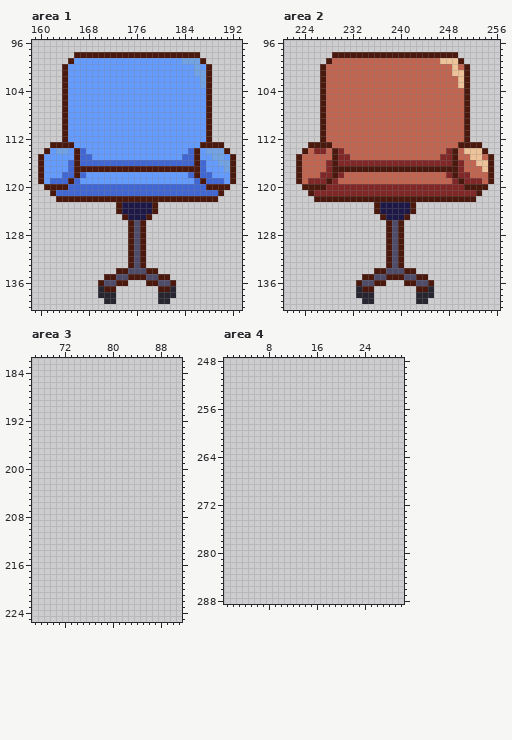
Edited in one commit: pixel-art file (Assets/Sprites/_WORKING/furnitures.aseprite). The picture above is the old version.
320x640 pixels, 1 frame. Colours within 5 levels of each other are drawn and written as one. Shown: area 1: x 159..193, y 96..140; area 2: x 221..256, y 96..140; area 3: x 67..91, y 182..225; area 4: x 1..30, y 248..288. The commit also changed other parts of the picture, which this record leaves out.
And afterwards:
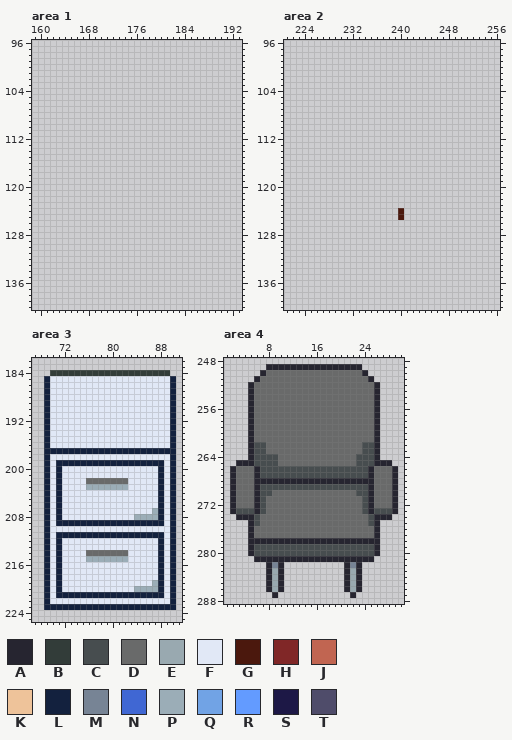
Palette (. is transparent): A #262530  B #323c39  C #474d4f  D #696a6a  E #99a9b0  F #e1e8f6  G #4b180d  H #802727  J #c16551  K #eec39a  L #13213e  M #778495  N #4067d3  P #9badb7  Q #71a3e5  R #639bff  S #1d1846  T #4f4c6a
Difference:
layer "Layer 4 #2" removed
Area 1, layer "Layer 4":
y 98: x 166..186 GGGGGGGGGGGGGGGGGGGGG -> .....................
y 99: x 165..187 GRRRRRRRRRRRRRRRRRRQQQG -> .......................
y 100: x 164..188 GRRRRRRRRRRRRRRRRRRRRRQRG -> .........................
y 101: x 164..188 GRRRRRRRRRRRRRRRRRRRRRQQG -> .........................
y 102..103: x 164..188 GRRRRRRRRRRRRRRRRRRRRRRQG -> .........................
y 104..112: x 164..188 GRRRRRRRRRRRRRRRRRRRRRRRG -> .........................
y 113: x 162..190 GGGGRRRRRRRRRRRRRRRRRRRRRGGGG -> .............................
y 114: x 161..191 GRQQRGNRRRRRRRRRRRRRRRRRNGRQQQG -> ...............................
y 115: x 160..192 GRRRRRGNNRRRRRRRRRRRRRRRNNGRRQQRG -> .................................
y 116: x 160..192 GRRRRNGNNNNNNNNNNNNNNNNNNNGNRRQQG -> .................................
y 117: x 160..192 GRRRRNGGGGGGGGGGGGGGGGGGGGGNRRRQG -> .................................
y 118: x 160..192 GRRRNNGNRRRRRRRRRRRRRRRRRNGNNRRRG -> .................................
y 119: x 160..192 GRNNNGNRRRRRRRRRRRRRRRRRRRNGNNNRG -> .................................
y 120: x 161..191 GGGGNNNNNNNNNNNNNNNNNNNNNNNGGGG -> ...............................
y 121: x 162..190 GNNNNNNNNNNNNNNNNNNNNNNNNNNNG -> .............................
y 122: x 163..189 GGGGGGGGGGGGGGGGGGGGGGGGGGG -> ...........................
y 123..124: x 173..179 GSSSSSG -> .......
y 125: x 174..178 GSSSG -> .....
y 126..133: x 175..177 GTG -> ...
y 134: x 173..179 GGTTTGG -> .......
y 135: x 171..181 GGTTGGGTTGG -> ...........
y 136: x 170..174 GTTGG -> .....; x 178..182 GGTTG -> .....
y 137: x 170..172 AGG -> ...; x 180..182 GGA -> ...
y 138: x 170..172 AAA -> ...; x 180..182 AAA -> ...
y 139: x 171..172 AA -> ..; x 180..181 AA -> ..
Area 2:
y 98: x 229..249 GGGGGGGGGGGGGGGGGGGGG -> .....................
y 99: x 228..250 GJJJJJJJJJJJJJJJJJJKKKG -> .......................
y 100: x 227..251 GJJJJJJJJJJJJJJJJJJJJJKJG -> .........................
y 101: x 227..251 GJJJJJJJJJJJJJJJJJJJJJKKG -> .........................
y 102..103: x 227..251 GJJJJJJJJJJJJJJJJJJJJJJKG -> .........................
y 104..112: x 227..251 GJJJJJJJJJJJJJJJJJJJJJJJG -> .........................
y 113: x 225..253 GGGGJJJJJJJJJJJJJJJJJJJJJGGGG -> .............................
y 114: x 224..254 GJHHJGHJJJJJJJJJJJJJJJJJHGJKKKG -> ...............................
y 115: x 223..255 GJJJJJGHHJJJJJJJJJJJJJJJHHGJJKKJG -> .................................
y 116: x 223..255 GJJJJHGHHHHHHHHHHHHHHHHHHHGHJJKKG -> .................................
y 117: x 223..255 GJJJJHGGGGGGGGGGGGGGGGGGGGGHJJJKG -> .................................
y 118: x 223..255 GJJJHHGHJJJJJJJJJJJJJJJJJHGHHJJJG -> .................................
y 119: x 223..255 GJHHHGHJJJJJJJJJJJJJJJJJJJHGHHHJG -> .................................
y 120: x 224..254 GGGGHHHHHHHHHHHHHHHHHHHHHHHGGGG -> ...............................
y 121: x 225..253 GHHHHHHHHHHHHHHHHHHHHHHHHHHHG -> .............................
y 122: x 226..252 GGGGGGGGGGGGGGGGGGGGGGGGGGG -> ...........................
y 123: x 236..242 GSSSSSG -> .......
y 124: x 236..242 GSSSSSG -> ....G..
y 125: x 237..241 GSSSG -> ...G.
y 126..133: x 238..240 GTG -> ...
y 134: x 236..242 GGTTTGG -> .......
y 135: x 234..244 GGTTGGGTTGG -> ...........
y 136: x 233..237 GTTGG -> .....; x 241..245 GGTTG -> .....
y 137: x 233..235 AGG -> ...; x 243..245 GGA -> ...
y 138: x 233..235 AAA -> ...; x 243..245 AAA -> ...
y 139: x 234..235 AA -> ..; x 243..244 AA -> ..
Area 3, layer "Layer 5":
y 184: x 70..89 .................... -> BBBBBBBBBBBBBBBBBBBB
y 185..196: x 69..90 ...................... -> LFFFFFFFFFFFFFFFFFFFFL
y 197: x 69..90 ...................... -> LLLLLLLLLLLLLLLLLLLLLL
y 198: x 69..90 ...................... -> LFFFFFFFFFFFFFFFFFFFFL
y 199: x 69..90 ...................... -> LFLLLLLLLLLLLLLLLLLLFL
y 200..201: x 69..90 ...................... -> LFLFFFFFFFFFFFFFFFFLFL
y 202: x 69..90 ...................... -> LFLFFFFDDDDDDDFFFFFLFL
y 203: x 69..90 ...................... -> LFLFFFFPPPPPPPFFFFFLFL
y 204..206: x 69..90 ...................... -> LFLFFFFFFFFFFFFFFFFLFL
y 207: x 69..90 ...................... -> LFLFFFFFFFFFFFFFFFPLFL
y 208: x 69..90 ...................... -> LFLFFFFFFFFFFFFPPPPLFL
y 209: x 69..90 ...................... -> LFLLLLLLLLLLLLLLLLLLFL
y 210: x 69..90 ...................... -> LFFFFFFFFFFFFFFFFFFFFL
y 211: x 69..90 ...................... -> LFLLLLLLLLLLLLLLLLLLFL
y 212..213: x 69..90 ...................... -> LFLFFFFFFFFFFFFFFFFLFL
y 214: x 69..90 ...................... -> LFLFFFFDDDDDDDFFFFFLFL
y 215: x 69..90 ...................... -> LFLFFFFPPPPPPPFFFFFLFL
y 216..218: x 69..90 ...................... -> LFLFFFFFFFFFFFFFFFFLFL
y 219: x 69..90 ...................... -> LFLFFFFFFFFFFFFFFFPLFL
y 220: x 69..90 ...................... -> LFLFFFFFFFFFFFFPPPPLFL
y 221: x 69..90 ...................... -> LFLLLLLLLLLLLLLLLLLLFL
y 222: x 69..90 ...................... -> LFFFFFFFFFFFFFFFFFFFFL
y 223: x 69..90 ...................... -> LLLLLLLLLLLLLLLLLLLLLL
Area 4, layer "Layer 5":
y 249: x 8..23 ................ -> AAAAAAAAAAAAAAAA
y 250: x 7..24 .................. -> ADDDDDDDDDDDDDDDDA
y 251: x 6..25 .................... -> ADDDDDDDDDDDDDDDDDDA
y 252..261: x 5..26 ...................... -> ADDDDDDDDDDDDDDDDDDDDA
y 262..263: x 5..26 ...................... -> ACCDDDDDDDDDDDDDDDDCCA
y 264: x 5..26 ...................... -> ACCCCDDDDDDDDDDDDDCCCA
y 265: x 3..28 .......................... -> AAACCCCDDDDDDDDDDDDDCCCAAA
y 266..267: x 2..29 ............................ -> ADDDACCCCCCCCCCCCCCCCCCADDDA
y 268: x 2..29 ............................ -> ADDDAAAAAAAAAAAAAAAAAAAADDDA
y 269: x 2..29 ............................ -> ADDDACCCCCCCCCCCCCCCCCCADDDA
y 270: x 2..29 ............................ -> ADDDACCDDDDDDDDDDDDDDCCADDDA
y 271..272: x 2..29 ............................ -> ADDDACDDDDDDDDDDDDDDDDCADDDA
y 273: x 2..29 ............................ -> ACCCACDDDDDDDDDDDDDDDDCACCCA
y 274: x 3..28 .......................... -> AAACDDDDDDDDDDDDDDDDDDCAAA
y 275: x 5..26 ...................... -> ACDDDDDDDDDDDDDDDDDDCA
y 276..277: x 5..26 ...................... -> ADDDDDDDDDDDDDDDDDDDDA
y 278: x 5..26 ...................... -> AAAAAAAAAAAAAAAAAAAAAA
y 279..280: x 5..26 ...................... -> ACCCCCCCCCCCCCCCCCCCCA
y 281: x 6..25 .................... -> AAAAAAAAAAAAAAAAAAAA
y 282: x 8..10 ... -> AMA; x 21..23 ... -> AMA
y 283..286: x 8..10 ... -> AEA; x 21..23 ... -> AEA
y 287: x 9 . -> A; x 22 . -> A
